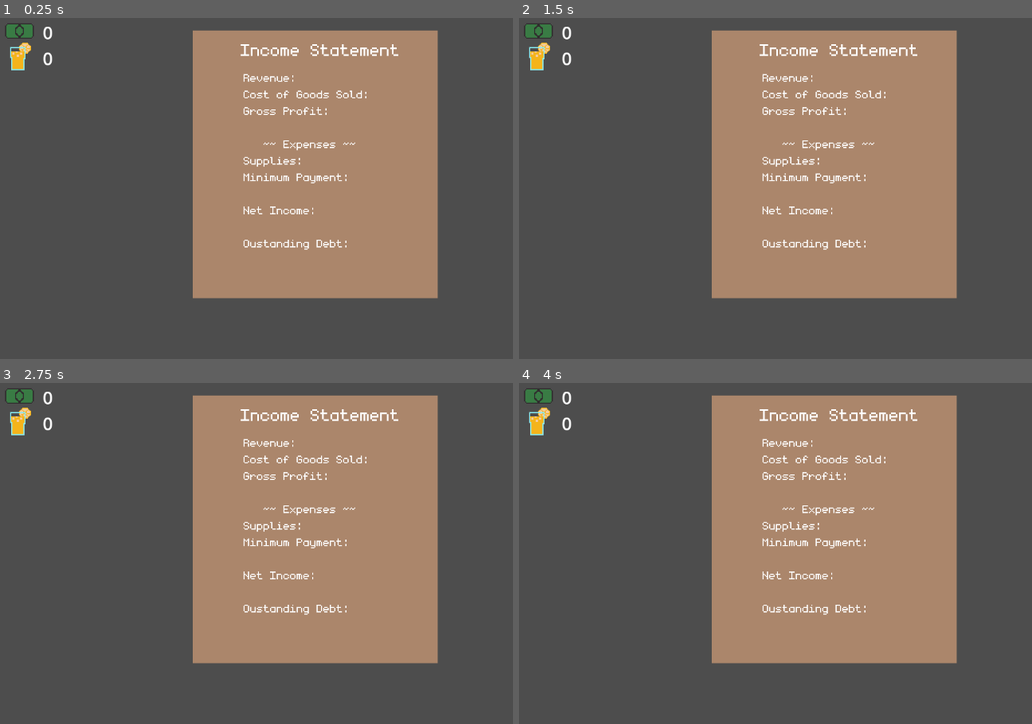
Above: before the commit, frames 1-4 (two rows, left to right).
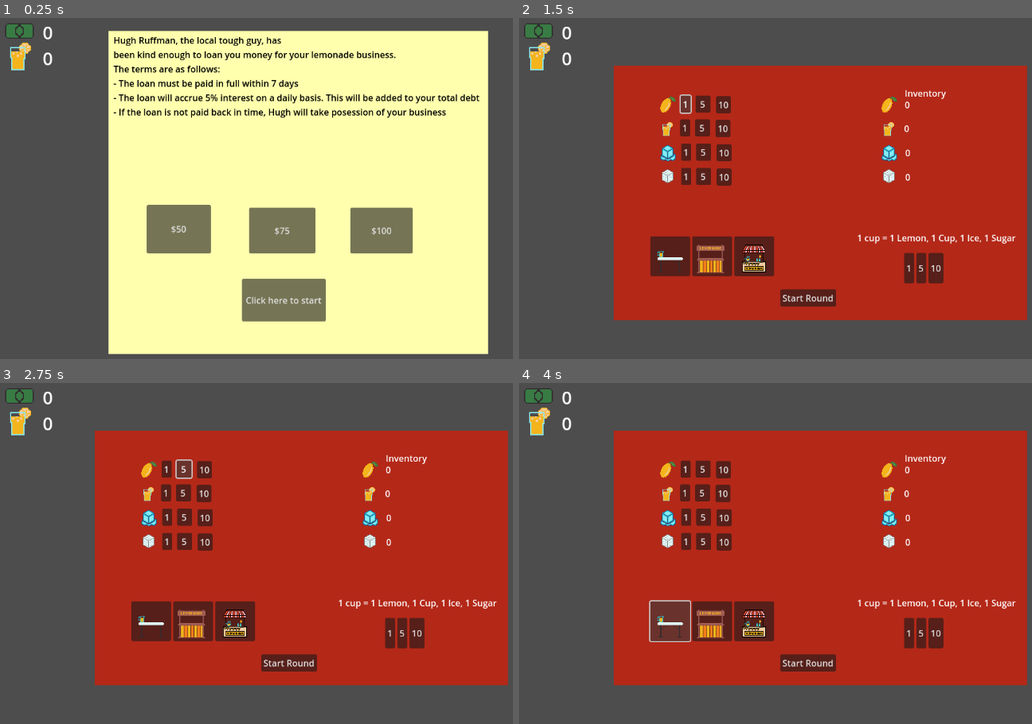
Above: after the commit, the same moments.

Repository: Jrees98/GMTK24
Game: Godot game, scene res://Scenes/main.tscn
Two runs of this game, one before a commit and one after it. Both use one fixed random seed, a clock stepped at 60 frames per second and the inputs below.
Inputs (mouse positions are in pixels of both pictures, inside the frame that each line leads up to):
- Up to frame 1 (0.25 s): no input
- Up to frame 2 (1.5 s): click (801, 301) at 0.5 s, where only the run after the commit has a clickable "Click here to start"; click (683, 103) at 1.25 s, where only the run after the commit has a clickable "1"
- Up to frame 3 (2.75 s): click (184, 468) at 2 s, where only the run after the commit has a clickable "5"
- Up to frame 4 (4 s): click (724, 468) at 2.75 s, where only the run after the commit has a clickable "10"; click (667, 621) at 3.52 s

The runs differ from the first frame. In frame 1, 70% of the frame differs, in the area x 21-96%, y 3-99%; in frame 2, 65%; in frame 3, 65%; in frame 4, 65%.

Commit message:
add income statement formulas

Diff:
--- a/Scenes/main.tscn
+++ b/Scenes/main.tscn
@@ -20,126 +20,8 @@
 [node name="Main" type="Node2D" groups=["customers", "lemons"]]
 script = ExtResource("1_yitt0")
 
-[node name="Shop" type="CanvasLayer" parent="."]
-process_mode = 3
-layer = 10
-visible = false
-
-[node name="ColorRect" type="ColorRect" parent="Shop"]
-offset_left = 177.0
-offset_top = 101.0
-offset_right = 924.0
-offset_bottom = 562.0
-color = Color(0.705882, 0.156863, 0.0941176, 1)
-
-[node name="Lemons" parent="Shop" instance=ExtResource("6_x1x7r")]
-position = Vector2(274, 171)
-texture = ExtResource("6_0syao")
-quantity_1 = 1
-price_1 = 1
-quantity_2 = 5
-price_2 = 5
-quantity_3 = 10
-price_3 = 10
-inventory_item_texture = ExtResource("6_0syao")
-item_type = "lemons"
-
-[node name="Cups" parent="Shop" instance=ExtResource("6_x1x7r")]
-position = Vector2(273, 214)
-texture = ExtResource("6_y5hbf")
-quantity_1 = 1
-price_1 = 1
-quantity_2 = 5
-price_2 = 5
-quantity_3 = 10
-price_3 = 10
-inventory_item_texture = ExtResource("6_y5hbf")
-item_type = "cups"
-
-[node name="Ice" parent="Shop" instance=ExtResource("6_x1x7r")]
-position = Vector2(275, 258)
-texture = ExtResource("8_oib8b")
-quantity_1 = 1
-price_1 = 1
-quantity_2 = 5
-price_2 = 5
-quantity_3 = 10
-price_3 = 10
-inventory_item_texture = ExtResource("8_oib8b")
-item_type = "ice"
-
-[node name="Sugar" parent="Shop" instance=ExtResource("6_x1x7r")]
-position = Vector2(275, 302)
-texture = ExtResource("9_c5dqx")
-quantity_1 = 1
-price_1 = 1
-quantity_2 = 5
-price_2 = 5
-quantity_3 = 10
-price_3 = 10
-inventory_item_texture = ExtResource("9_c5dqx")
-item_type = "sugar"
-
-[node name="Start_Round" type="Button" parent="Shop"]
-offset_left = 478.0
-offset_top = 506.0
-offset_right = 579.0
-offset_bottom = 537.0
-text = "Start Round"
-
-[node name="InventoryTag" type="Label" parent="Shop"]
-offset_left = 703.0
-offset_top = 139.0
-offset_right = 778.0
-offset_bottom = 162.0
-text = "Inventory"
-
-[node name="Recipie" type="Label" parent="Shop"]
-offset_left = 617.0
-offset_top = 401.0
-offset_right = 904.0
-offset_bottom = 424.0
-text = "1 cup = 1 Lemon, 1 Cup, 1 Ice, 1 Sugar"
-
-[node name="ShopsHBox" type="HBoxContainer" parent="Shop"]
-offset_left = 243.0
-offset_top = 410.0
-offset_right = 467.0
-offset_bottom = 482.0
-
-[node name="TableTier1" type="Button" parent="Shop/ShopsHBox"]
-layout_mode = 2
-icon = ExtResource("12_jp0pq")
-
-[node name="TableTier2" type="Button" parent="Shop/ShopsHBox"]
-layout_mode = 2
-icon = ExtResource("13_uqnds")
-
-[node name="TableTier3" type="Button" parent="Shop/ShopsHBox"]
-layout_mode = 2
-icon = ExtResource("14_bn7ue")
-
-[node name="MakeLemonadeHBox" type="HBoxContainer" parent="Shop"]
-offset_left = 702.0
-offset_top = 440.0
-offset_right = 766.0
-offset_bottom = 495.0
-
-[node name="MakeLemonade" parent="Shop/MakeLemonadeHBox" instance=ExtResource("8_dqkwq")]
-layout_mode = 2
-amount_to_make = 1
-
-[node name="MakeLemonade3" parent="Shop/MakeLemonadeHBox" instance=ExtResource("8_dqkwq")]
-layout_mode = 2
-amount_to_make = 5
-
-[node name="MakeLemonade2" parent="Shop/MakeLemonadeHBox" instance=ExtResource("8_dqkwq")]
-layout_mode = 2
-amount_to_make = 10
-
 [node name="StartScreen" type="CanvasLayer" parent="."]
 process_mode = 3
-visible = false
 
 [node name="ColorRect" type="ColorRect" parent="StartScreen"]
 offset_left = 202.0
@@ -189,7 +71,125 @@
 - The loan will accrue 5% interest on a daily basis. This will be added to your total debt
 - If the loan is not paid back in time, Hugh will take posession of your business"
 
+[node name="Shop" type="CanvasLayer" parent="."]
+process_mode = 3
+layer = 10
+visible = false
+
+[node name="ColorRect" type="ColorRect" parent="Shop"]
+offset_left = 177.0
+offset_top = 101.0
+offset_right = 924.0
+offset_bottom = 562.0
+color = Color(0.705882, 0.156863, 0.0941176, 1)
+
+[node name="Lemons" parent="Shop" instance=ExtResource("6_x1x7r")]
+position = Vector2(274, 171)
+texture = ExtResource("6_0syao")
+quantity_1 = 1
+price_1 = 1
+quantity_2 = 5
+price_2 = 5
+quantity_3 = 10
+price_3 = 10
+inventory_item_texture = ExtResource("6_0syao")
+item_type = "lemons"
+
+[node name="Cups" parent="Shop" instance=ExtResource("6_x1x7r")]
+position = Vector2(273, 214)
+texture = ExtResource("6_y5hbf")
+quantity_1 = 1
+price_1 = 1
+quantity_2 = 5
+price_2 = 5
+quantity_3 = 10
+price_3 = 10
+inventory_item_texture = ExtResource("6_y5hbf")
+item_type = "cups"
+
+[node name="Ice" parent="Shop" instance=ExtResource("6_x1x7r")]
+position = Vector2(275, 258)
+texture = ExtResource("8_oib8b")
+quantity_1 = 1
+price_1 = 1
+quantity_2 = 5
+price_2 = 5
+quantity_3 = 10
+price_3 = 10
+inventory_item_texture = ExtResource("8_oib8b")
+item_type = "ice"
+
+[node name="Sugar" parent="Shop" instance=ExtResource("6_x1x7r")]
+position = Vector2(275, 302)
+texture = ExtResource("9_c5dqx")
+quantity_1 = 1
+price_1 = 1
+quantity_2 = 5
+price_2 = 5
+quantity_3 = 10
+price_3 = 10
+inventory_item_texture = ExtResource("9_c5dqx")
+item_type = "sugar"
+
+[node name="Start_Round" type="Button" parent="Shop"]
+offset_left = 478.0
+offset_top = 506.0
+offset_right = 579.0
+offset_bottom = 537.0
+text = "Start Round"
+
+[node name="InventoryTag" type="Label" parent="Shop"]
+offset_left = 703.0
+offset_top = 139.0
+offset_right = 778.0
+offset_bottom = 162.0
+text = "Inventory"
+
+[node name="Recipie" type="Label" parent="Shop"]
+offset_left = 617.0
+offset_top = 401.0
+offset_right = 904.0
+offset_bottom = 424.0
+text = "1 cup = 1 Lemon, 1 Cup, 1 Ice, 1 Sugar"
+
+[node name="ShopsHBox" type="HBoxContainer" parent="Shop"]
+offset_left = 243.0
+offset_top = 410.0
+offset_right = 467.0
+offset_bottom = 482.0
+
+[node name="TableTier1" type="Button" parent="Shop/ShopsHBox"]
+layout_mode = 2
+icon = ExtResource("12_jp0pq")
+
+[node name="TableTier2" type="Button" parent="Shop/ShopsHBox"]
+layout_mode = 2
+icon = ExtResource("13_uqnds")
+
+[node name="TableTier3" type="Button" parent="Shop/ShopsHBox"]
+layout_mode = 2
+icon = ExtResource("14_bn7ue")
+
+[node name="MakeLemonadeHBox" type="HBoxContainer" parent="Shop"]
+offset_left = 702.0
+offset_top = 440.0
+offset_right = 766.0
+offset_bottom = 495.0
+
+[node name="MakeLemonade" parent="Shop/MakeLemonadeHBox" instance=ExtResource("8_dqkwq")]
+layout_mode = 2
+amount_to_make = 1
+
+[node name="MakeLemonade3" parent="Shop/MakeLemonadeHBox" instance=ExtResource("8_dqkwq")]
+layout_mode = 2
+amount_to_make = 5
+
+[node name="MakeLemonade2" parent="Shop/MakeLemonadeHBox" instance=ExtResource("8_dqkwq")]
+layout_mode = 2
+amount_to_make = 10
+
 [node name="IncomeStatement" type="CanvasLayer" parent="."]
+visible = false
 
 [node name="ColorRect" type="ColorRect" parent="IncomeStatement"]
 offset_left = 354.0
@@ -278,6 +278,14 @@
 theme_override_font_sizes/font_size = 32
 text = "Oustanding Debt:"
 
+[node name="Button" type="Button" parent="IncomeStatement/ColorRect"]
+layout_mode = 0
+offset_left = 122.0
+offset_top = 426.0
+offset_right = 264.0
+offset_bottom = 457.0
+text = "Start Next Round"
+
 [node name="Global_Controller" type="Node" parent="."]
 process_mode = 3
 script = ExtResource("2_iagkp")
@@ -329,15 +337,16 @@
 
 [node name="RoundTimer" type="Timer" parent="."]
 process_mode = 3
-wait_time = 50.0
+wait_time = 10.0
 one_shot = true
 
+[connection signal="pressed" from="StartScreen/StartGame" to="." method="_on_start_game_pressed"]
+[connection signal="pressed" from="StartScreen/Borrow50" to="." method="_on_borrow_50_pressed"]
+[connection signal="pressed" from="StartScreen/Borrow75" to="." method="_on_borrow_75_pressed"]
+[connection signal="pressed" from="StartScreen/Borrow100" to="." method="_on_borrow_100_pressed"]
 [connection signal="pressed" from="Shop/Start_Round" to="." method="_on_start_round_pressed"]
 [connection signal="pressed" from="Shop/ShopsHBox/TableTier1" to="." method="_on_table_tier_1_pressed"]
 [connection signal="pressed" from="Shop/ShopsHBox/TableTier2" to="." method="_on_table_tier_2_pressed"]
 [connection signal="pressed" from="Shop/ShopsHBox/TableTier3" to="." method="_on_table_tier_3_pressed"]
-[connection signal="pressed" from="StartScreen/StartGame" to="." method="_on_start_game_pressed"]
-[connection signal="pressed" from="StartScreen/Borrow50" to="." method="_on_borrow_50_pressed"]
-[connection signal="pressed" from="StartScreen/Borrow75" to="." method="_on_borrow_75_pressed"]
-[connection signal="pressed" from="StartScreen/Borrow100" to="." method="_on_borrow_100_pressed"]
+[connection signal="pressed" from="IncomeStatement/ColorRect/Button" to="." method="_on_button_pressed"]
 [connection signal="timeout" from="RoundTimer" to="." method="_on_round_timer_timeout"]
--- a/Scripts/Global.gd
+++ b/Scripts/Global.gd
@@ -24,6 +24,13 @@
 
 var rounds_played : int
 
+var supply_cost := 0.00
+var lemonade_sold : int
+
+var can_purchase : bool
+
+var minimum_payment : int
+
 # Called when the node enters the scene tree for the first time.
 func _ready():
 	tier1_purchase_chance = tier1_cost
--- a/Scripts/customer.gd
+++ b/Scripts/customer.gd
@@ -28,6 +28,7 @@
 	Global.cups_of_lemonade -= 1
 	$AudioStreamPlayer2D.play()
 	$TextBubble/Label.text = "What a hot day!"
+	Global.lemonade_sold += 1
 	print(Global.dollars)
 
 func set_direction(dir: Vector2):
--- a/Scripts/lemonade_stand.gd
+++ b/Scripts/lemonade_stand.gd
@@ -4,7 +4,7 @@
 signal lemon_entered
 
 func _on_body_entered(body):
-	if body.is_in_group("customers") and Global.cups_of_lemonade > 0:
+	if body.is_in_group("customers") and Global.cups_of_lemonade > 0 and Global.can_purchase:
 		var random_number = randf_range(1,100)
 		if random_number <= Global.customer_purchase_chance:
 			body.purchase_lemonade()
--- a/Scripts/main.gd
+++ b/Scripts/main.gd
@@ -34,13 +34,15 @@
 	$Dollars.text = str(100)
 
 
-func _on_start_round_pressed():
+func _on_start_round_pressed(): # START ROUND HERE
 	Global.rounds_played += 1
 	$RoundTimer.start()
 	get_tree().paused = false
 	$Shop.hide()
 	$Spawner/spawner_timer.start()
 	$Spawner2/spawner_timer.start()
+	Global.can_purchase = true
+
 
 
 func _on_table_tier_1_pressed():
@@ -48,7 +50,7 @@
 		Global.dollars -= Global.tier1_cost
 		$LemonadeStand/AnimatedSprite2D.frame = 0
 		Global.customer_purchase_chance = Global.tier1_purchase_chance
-		print(Global.customer_purchase_chance)
+		Global.minimum_payment = 2
 
 
 func _on_table_tier_2_pressed():
@@ -56,7 +58,7 @@
 		Global.dollars -= Global.tier2_cost
 		$LemonadeStand/AnimatedSprite2D.frame = 1
 		Global.customer_purchase_chance = Global.tier2_purchase_chance
-		print(Global.customer_purchase_chance)
+		Global.minimum_payment = 4
 
 
 
@@ -65,17 +67,25 @@
 		Global.dollars -= Global.tier3_cost
 		$LemonadeStand/AnimatedSprite2D.frame = 2
 		Global.customer_purchase_chance = Global.tier3_purchase_chance
-		print(Global.customer_purchase_chance)
+		Global.minimum_payment = 6
 
 
-func _on_round_timer_timeout():
-	$Shop.visible = true
+func _on_round_timer_timeout():  # ROUND TIMER ENDING
+	$IncomeStatement.show()
 	$Spawner/spawner_timer.stop()
 	$Spawner2/spawner_timer.stop()
-
-func pause_game():
-	get_tree().paused = true
+	Global.can_purchase = false
+	calculate_incomestatement()
+	Global.dollars -= Global.minimum_payment
 
 
-func _on_shoptest_pressed():
-	$Shop.visible = true
+func _on_button_pressed():  # THIS IS BUTTON FOR INCOME STATEMENT NEXT ROUND
+	$IncomeStatement.hide()
+	$Shop.show()
+	Global.supply_cost = 0
+	Global.lemonade_sold = 0
+
+func calculate_incomestatement():
+	$IncomeStatement/ColorRect/VBoxContainer/Revenue.text = "Revenue: $" + str(Global.lemonade_sold)
+	$IncomeStatement/ColorRect/VBoxContainer/Supplies.text = "Supplies: $" + str(Global.supply_cost)
+	$IncomeStatement/ColorRect/VBoxContainer/Minimumpayment.text = "Minimum Payment: $" + str(Global.minimum_payment)
--- a/item.gd
+++ b/item.gd
@@ -28,6 +28,7 @@
 func _on_quantity_1_pressed():
 	if Global.dollars >= price_1:
 		Global.dollars -= price_1
+		Global.supply_cost += price_1
 		dollars_node.text = str(Global.dollars)
 		if item_type == "lemons":
 			Global.lemons += quantity_1
@@ -48,8 +49,9 @@
 
 
 func _on_quantity_2_pressed():
-	if Global.dollars >= price_1:
+	if Global.dollars >= price_2:
 		Global.dollars -= price_2
+		Global.supply_cost += price_2
 		dollars_node.text = str(Global.dollars)
 		if item_type == "lemons":
 			Global.lemons += quantity_2
@@ -70,8 +72,9 @@
 
 
 func _on_quantity_3_pressed():
-	if Global.dollars >= price_1:
+	if Global.dollars >= price_3:
 		Global.dollars -= price_3
+		Global.supply_cost += price_3
 		dollars_node.text = str(Global.dollars)
 		if item_type == "lemons":
 			Global.lemons += quantity_3
